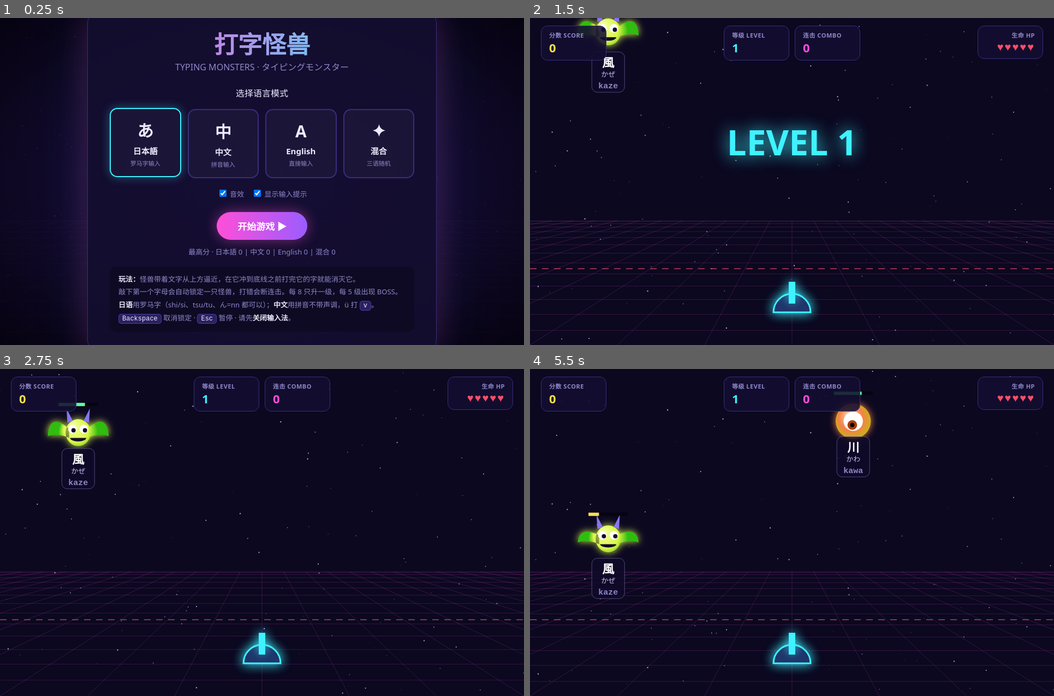
Above: before the commit, frames 1-4 (two rows, left to right).
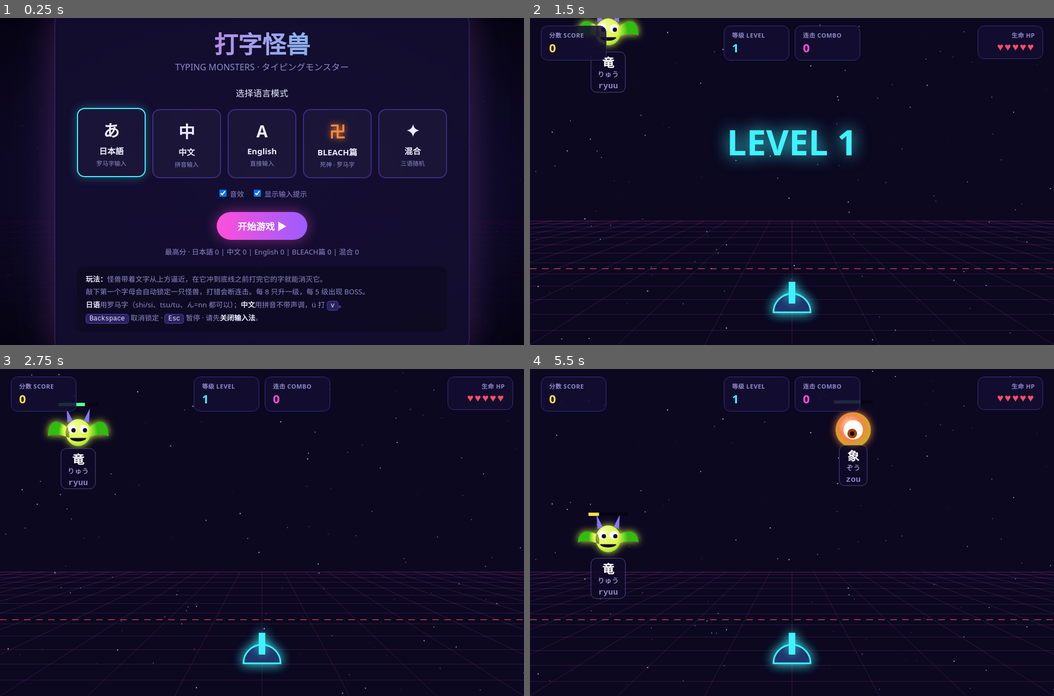
Above: after the commit, the same moments.

Repository: jianxilim/typing_game
Game: browser game, page index.html
Two runs of this game, one before a commit and one after it. Both use one fixed random seed, a clock stepped at 60 frames per second and the inputs below.
Inputs:
- Up to frame 1 (0.25 s): no input
- Up to frame 2 (1.5 s): click "开始游戏 ▶" at 0.27 s; tap Space at 1.1 s
- Up to frame 3 (2.75 s): tap Space at 1.6, 2.1, 2.6 s
- Up to frame 4 (5.5 s): tap Space every 0.5 s from 3.1 to 5.1 s

The runs differ from the first frame. In frame 1, 6.4% of the frame differs, in the area x 10-90%, y 0-100%; in frame 2, 0.2%; in frame 3, 0.2%; in frame 4, 1.3%.

Commit message:
Add BLEACH mode and more words

Diff:
--- a/index.html
+++ b/index.html
@@ -25,16 +25,17 @@
   .overlay{position:fixed;inset:0;display:flex;align-items:center;justify-content:center;
     background:radial-gradient(ellipse at center,rgba(40,20,90,.75),rgba(5,3,15,.92));z-index:10}
   .overlay.hidden{display:none}
-  .card{background:var(--panel);border:1px solid var(--line);border-radius:20px;padding:34px 40px;max-width:640px;width:92%;
+  .card{background:var(--panel);border:1px solid var(--line);border-radius:20px;padding:34px 40px;max-width:760px;width:94%;
     text-align:center;box-shadow:0 0 60px rgba(255,79,216,.18),0 0 120px rgba(63,242,255,.08)}
   h1{margin:0 0 4px;font-size:44px;line-height:1.1;
     background:linear-gradient(90deg,var(--pink),var(--cyan));-webkit-background-clip:text;background-clip:text;color:transparent}
   .sub{color:var(--dim);margin-bottom:24px}
-  .modes{display:grid;grid-template-columns:repeat(4,1fr);gap:12px;margin:18px 0}
+  .modes{display:grid;grid-template-columns:repeat(5,1fr);gap:12px;margin:18px 0}
   .mode{cursor:pointer;border:2px solid var(--line);background:rgba(255,255,255,.03);color:var(--text);border-radius:14px;
     padding:16px 6px;font-size:15px;font-weight:700;transition:.15s;font-family:inherit}
   .mode .big{display:block;font-size:30px;margin-bottom:6px}
   .mode small{display:block;color:var(--dim);font-weight:500;font-size:11px;margin-top:4px}
+  .mode.bleach .big{color:#ff8a3d;text-shadow:0 0 12px #ff8a3d}
   .mode:hover,.mode.sel{border-color:var(--cyan);box-shadow:0 0 18px rgba(63,242,255,.35);transform:translateY(-2px)}
   .btn{cursor:pointer;border:none;border-radius:999px;padding:13px 38px;font-size:17px;font-weight:800;font-family:inherit;
     background:linear-gradient(90deg,var(--pink),#9b5cff);color:white;box-shadow:0 0 24px rgba(255,79,216,.45);margin:6px}
@@ -54,7 +55,7 @@
   .row label{cursor:pointer}
   #imeWarn{position:fixed;bottom:16px;left:50%;transform:translateX(-50%);background:var(--red);color:white;padding:8px 16px;
     border-radius:10px;font-weight:700;display:none;z-index:5}
-  @media (max-width:640px){.modes{grid-template-columns:repeat(2,1fr)} h1{font-size:32px} .hud .box{min-width:80px;padding:6px 10px}.hud .val{font-size:16px}}
+  @media (max-width:700px){.modes{grid-template-columns:repeat(3,1fr)} h1{font-size:32px} .hud .box{min-width:80px;padding:6px 10px}.hud .val{font-size:16px}}
 </style>
 </head>
 <body>
@@ -81,6 +82,7 @@
       <button class="mode sel" data-mode="ja"><span class="big">あ</span>日本語<small>罗马字输入</small></button>
       <button class="mode" data-mode="zh"><span class="big">中</span>中文<small>拼音输入</small></button>
       <button class="mode" data-mode="en"><span class="big">A</span>English<small>直接输入</small></button>
+      <button class="mode bleach" data-mode="bleach"><span class="big">卍</span>BLEACH篇<small>死神 · 罗马字</small></button>
       <button class="mode" data-mode="mix"><span class="big">✦</span>混合<small>三语随机</small></button>
     </div>
     <div class="row">
@@ -137,41 +139,106 @@
 const JA = {
   t1: [["猫","ねこ"],["犬","いぬ"],["空","そら"],["海","うみ"],["山","やま"],["花","はな"],["水","みず"],["星","ほし"],
        ["月","つき"],["風","かぜ"],["雨","あめ"],["雪","ゆき"],["鳥","とり"],["魚","さかな"],["雲","くも"],["森","もり"],
-       ["光","ひかり"],["虹","にじ"],["川","かわ"],["石","いし"],["夢","ゆめ"],["火","ひ"],["竜","りゅう"],["忍者","にんじゃ"]],
+       ["光","ひかり"],["虹","にじ"],["川","かわ"],["石","いし"],["夢","ゆめ"],["火","ひ"],["竜","りゅう"],["忍者","にんじゃ"],
+       ["本","ほん"],["手","て"],["目","め"],["口","くち"],["耳","みみ"],["足","あし"],["木","き"],["朝","あさ"],["夜","よる"],
+       ["春","はる"],["夏","なつ"],["秋","あき"],["冬","ふゆ"],["色","いろ"],["声","こえ"],["剣","けん"],["盾","たて"],["鬼","おに"],
+       ["狐","きつね"],["熊","くま"],["象","ぞう"],["兎","うさぎ"],["亀","かめ"],["卵","たまご"],["米","こめ"],["肉","にく"],
+       ["心","こころ"],["道","みち"],["町","まち"],["駅","えき"],["家","いえ"],["車","くるま"],["城","しろ"],["寿司","すし"],["パン","ぱん"]],
   t2: [["桜","さくら"],["友達","ともだち"],["学校","がっこう"],["電車","でんしゃ"],["切符","きっぷ"],["新聞","しんぶん"],
        ["本屋","ほんや"],["りんご","りんご"],["お茶","おちゃ"],["牛乳","ぎゅうにゅう"],["自転車","じてんしゃ"],["先生","せんせい"],
        ["手紙","てがみ"],["写真","しゃしん"],["音楽","おんがく"],["映画","えいが"],["地球","ちきゅう"],["宇宙","うちゅう"],
-       ["動物","どうぶつ"],["教室","きょうしつ"],["ラーメン","らーめん"],["ゲーム","げーむ"],["勇者","ゆうしゃ"],["魔法","まほう"]],
+       ["動物","どうぶつ"],["教室","きょうしつ"],["ラーメン","らーめん"],["ゲーム","げーむ"],["勇者","ゆうしゃ"],["魔法","まほう"],
+       ["学生","がくせい"],["会社","かいしゃ"],["時計","とけい"],["天気","てんき"],["料理","りょうり"],["野菜","やさい"],["果物","くだもの"],
+       ["天ぷら","てんぷら"],["漢字","かんじ"],["宿題","しゅくだい"],["旅行","りょこう"],["散歩","さんぽ"],["花火","はなび"],["神社","じんじゃ"],
+       ["侍","さむらい"],["冒険","ぼうけん"],["太陽","たいよう"],["季節","きせつ"],["家族","かぞく"],["野球","やきゅう"],["弁当","べんとう"],
+       ["着物","きもの"],["東京","とうきょう"],["大阪","おおさか"],["京都","きょうと"],["沖縄","おきなわ"],["カメラ","かめら"],
+       ["テレビ","てれび"],["ピアノ","ぴあの"],["アニメ","あにめ"],["マンガ","まんが"]],
   t3: [["ありがとうございます","ありがとうございます"],["こんにちは","こんにちは"],["おはようございます","おはようございます"],
        ["いただきます","いただきます"],["宜しくお願いします","よろしくおねがいします"],["新幹線","しんかんせん"],
        ["コンピューター","こんぴゅーたー"],["チョコレート","ちょこれーと"],["遊園地","ゆうえんち"],["図書館","としょかん"],
        ["病院","びょういん"],["携帯電話","けいたいでんわ"],["飛行機","ひこうき"],["授業","じゅぎょう"],["誕生日","たんじょうび"],
-       ["富士山","ふじさん"],["お祭り","おまつり"],["キーボード","きーぼーど"],["冒険の始まり","ぼうけんのはじまり"]],
+       ["富士山","ふじさん"],["お祭り","おまつり"],["キーボード","きーぼーど"],["冒険の始まり","ぼうけんのはじまり"],
+       ["いってきます","いってきます"],["おやすみなさい","おやすみなさい"],["ごちそうさまでした","ごちそうさまでした"],
+       ["北海道","ほっかいどう"],["秋葉原","あきはばら"],["東京タワー","とうきょうたわー"],["日本料理","にほんりょうり"],
+       ["自動販売機","じどうはんばいき"],["一期一会","いちごいちえ"],["天気予報","てんきよほう"],["夏休み","なつやすみ"],
+       ["卒業式","そつぎょうしき"],["冷蔵庫","れいぞうこ"],["美術館","びじゅつかん"],["水族館","すいぞくかん"],["動物園","どうぶつえん"],
+       ["アイスクリーム","あいすくりーむ"],["インターネット","いんたーねっと"],["ハンバーガー","はんばーがー"]],
   boss:[["生麦生米生卵","なまむぎなまごめなまたまご"],["赤巻紙青巻紙黄巻紙","あかまきがみあおまきがみきまきがみ"],
        ["隣の客はよく柿食う客だ","となりのきゃくはよくかきくうきゃくだ"],["日本語のタイピングは楽しい","にほんごのたいぴんぐはたのしい"],
-       ["魔王を倒して世界を救え","まおうをたおしてせかいをすくえ"]]
+       ["魔王を倒して世界を救え","まおうをたおしてせかいをすくえ"],["東京特許許可局","とうきょうとっきょきょかきょく"],
+       ["坊主が屏風に上手に坊主の絵を描いた","ぼうずがびょうぶにじょうずにぼうずのえをかいた"],["継続は力なり","けいぞくはちからなり"],
+       ["猿も木から落ちる","さるもきからおちる"],["七転び八起き","ななころびやおき"]]
+};
+// BLEACH篇（日语）：[显示, 读音]
+const BL = {
+  t1: [["死神","しにがみ"],["虚","ほろう"],["卍解","ばんかい"],["始解","しかい"],["鬼道","きどう"],["霊圧","れいあつ"],["瞬歩","しゅんぽ"],
+       ["破面","あらんかる"],["隊長","たいちょう"],["斬月","ざんげつ"],["虚閃","せろ"],["響転","そにーど"],["縛道","ばくどう"],["破道","はどう"],
+       ["義骸","ぎがい"],["魂魄","こんぱく"],["霊子","れいし"],["崩玉","ほうぎょく"],["十刃","えすぱーだ"],["白雷","びゃくらい"],
+       ["紅姫","べにひめ"],["黒棺","くろひつぎ"],["一護","いちご"],["ルキア","るきあ"],["恋次","れんじ"],["織姫","おりひめ"],["雨竜","うりゅう"],
+       ["白哉","びゃくや"],["剣八","けんぱち"],["夜一","よるいち"],["藍染","あいぜん"],["一角","いっかく"],["乱菊","らんぎく"],["コン","こん"]],
+  t2: [["斬魄刀","ざんぱくとう"],["副隊長","ふくたいちょう"],["冬獅郎","とうしろう"],["浦原喜助","うらはらきすけ"],["市丸ギン","いちまるぎん"],
+       ["東仙要","とうせんかなめ"],["ウルキオラ","うるきおら"],["グリムジョー","ぐりむじょー"],["尸魂界","そうるそさえてぃ"],["虚圏","うぇこむんど"],
+       ["瀞霊廷","せいれいてい"],["空座町","からくらちょう"],["流魂街","るこんがい"],["滅却師","くいんしー"],["帰刃","れすれくしおん"],
+       ["京楽春水","きょうらくしゅんすい"],["浮竹十四郎","うきたけじゅうしろう"],["砕蜂","そいふぉん"],["涅マユリ","くろつちまゆり"],
+       ["日番谷","ひつがや"],["弓親","ゆみちか"],["雛森桃","ひなもりもも"],["黒腔","がるがんた"],["氷輪丸","ひょうりんまる"],
+       ["蛇尾丸","ざびまる"],["千本桜","せんぼんざくら"],["袖白雪","そでのしらゆき"],["赤火砲","しゃっかほう"],["蒼火墜","そうかつい"],
+       ["雷吼炮","らいこうほう"],["死神代行","しにがみだいこう"],["真央霊術院","しんおうれいじゅついん"],["ヤミー","やみー"],["スターク","すたーく"]],
+  t3: [["黒崎一護","くろさきいちご"],["朽木ルキア","くちきるきあ"],["朽木白哉","くちきびゃくや"],["阿散井恋次","あばらいれんじ"],
+       ["井上織姫","いのうえおりひめ"],["石田雨竜","いしだうりゅう"],["茶渡泰虎","さどやすとら"],["日番谷冬獅郎","ひつがやとうしろう"],
+       ["更木剣八","ざらきけんぱち"],["四楓院夜一","しほういんよるいち"],["藍染惣右介","あいぜんそうすけ"],["山本元柳斎重國","やまもとげんりゅうさいしげくに"],
+       ["護廷十三隊","ごていじゅうさんたい"],["鏡花水月","きょうかすいげつ"],["流刃若火","りゅうじんじゃっか"],["月牙天衝","げつがてんしょう"],
+       ["天鎖斬月","てんさざんげつ"],["双蓮蒼火墜","そうれんそうかつい"],["六杖光牢","りくじょうこうろう"],["花天狂骨","かてんきょうこつ"],
+       ["双魚理","そうぎょのことわり"],["神殺鎗","かみしにのやり"],["黒崎一心","くろさきいっしん"],["志波海燕","しばかいえん"],
+       ["ウルキオラ・シファー","うるきおらしふぁー"],["グリムジョー・ジャガージャック","ぐりむじょーじゃがーじゃっく"]],
+  boss:[["千本桜景厳","せんぼんざくらかげよし"],["大紅蓮氷輪丸","だいぐれんひょうりんまる"],["狒狒王蛇尾丸","ひひおうざびまる"],
+       ["残火の太刀","ざんかのたち"],["最後の月牙天衝","さいごのげつがてんしょう"],["黒崎一護は死神代行","くろさきいちごはしにがみだいこう"],
+       ["護廷十三隊隊長","ごていじゅうさんたいたいちょう"],["卍解・天鎖斬月","ばんかいてんさざんげつ"],["卍解・千本桜景厳","ばんかいせんぼんざくらかげよし"],
+       ["縛道の六十一・六杖光牢","ばくどうのろくじゅういちりくじょうこうろう"],["破道の九十・黒棺","はどうのきゅうじゅうくろひつぎ"]]
 };
 // 中文：[汉字, 拼音]
 const ZH = {
   t1: [["猫","mao"],["狗","gou"],["山","shan"],["水","shui"],["火","huo"],["花","hua"],["天","tian"],["月","yue"],["风","feng"],
        ["雨","yu"],["鱼","yu"],["鸟","niao"],["云","yun"],["星","xing"],["树","shu"],["书","shu"],["你好","nihao"],["中国","zhongguo"],
-       ["学生","xuesheng"],["朋友","pengyou"],["龙","long"],["剑","jian"]],
+       ["学生","xuesheng"],["朋友","pengyou"],["龙","long"],["剑","jian"],["人","ren"],["口","kou"],["手","shou"],["心","xin"],["爱","ai"],
+       ["家","jia"],["门","men"],["车","che"],["马","ma"],["牛","niu"],["羊","yang"],["虎","hu"],["兔","tu"],["米","mi"],["茶","cha"],
+       ["金","jin"],["光","guang"],["梦","meng"],["歌","ge"],["笑","xiao"],["跑","pao"],["飞","fei"],["雪","xue"],["海","hai"],["江","jiang"],
+       ["春天","chuntian"],["夏天","xiatian"],["秋天","qiutian"],["冬天","dongtian"],["北京","beijing"],["上海","shanghai"],
+       ["谢谢","xiexie"],["再见","zaijian"],["加油","jiayou"]],
   t2: [["老师","laoshi"],["电脑","diannao"],["手机","shouji"],["飞机","feiji"],["熊猫","xiongmao"],["苹果","pingguo"],["咖啡","kafei"],
        ["音乐","yinyue"],["电影","dianying"],["学校","xuexiao"],["图书馆","tushuguan"],["火车站","huochezhan"],["太阳","taiyang"],
        ["月亮","yueliang"],["彩虹","caihong"],["宇宙","yuzhou"],["恐龙","konglong"],["绿色","lvse"],["旅行","lvxing"],["勇士","yongshi"],
-       ["魔法","mofa"],["怪兽","guaishou"]],
+       ["魔法","mofa"],["怪兽","guaishou"],["早上好","zaoshanghao"],["冰淇淋","bingqilin"],["巧克力","qiaokeli"],["自行车","zixingche"],
+       ["足球","zuqiu"],["篮球","lanqiu"],["游戏","youxi"],["键盘","jianpan"],["鼠标","shubiao"],["网络","wangluo"],["地球","diqiu"],
+       ["火箭","huojian"],["机器人","jiqiren"],["长城","changcheng"],["故宫","gugong"],["饺子","jiaozi"],["火锅","huoguo"],["包子","baozi"],
+       ["面条","miantiao"],["女孩","nvhai"],["未来","weilai"],["梦想","mengxiang"],["魔法师","mofashi"],["宝藏","baozang"],
+       ["闪电","shandian"],["森林","senlin"],["沙漠","shamo"],["海洋","haiyang"]],
   t3: [["一帆风顺","yifanfengshun"],["马到成功","madaochenggong"],["自强不息","ziqiangbuxi"],["画龙点睛","hualongdianjing"],
        ["守株待兔","shouzhudaitu"],["井底之蛙","jingdizhiwa"],["对牛弹琴","duiniutanqin"],["万事如意","wanshiruyi"],
        ["生日快乐","shengrikuaile"],["新年快乐","xinniankuaile"],["人工智能","rengongzhineng"],["程序设计","chengxusheji"],
-       ["互联网","hulianwang"],["计算机","jisuanji"],["勇往直前","yongwangzhiqian"]],
+       ["互联网","hulianwang"],["计算机","jisuanji"],["勇往直前","yongwangzhiqian"],["一石二鸟","yishierniao"],["三心二意","sanxineryi"],
+       ["半途而废","bantuerfei"],["熟能生巧","shunengshengqiao"],["卧虎藏龙","wohucanglong"],["龙飞凤舞","longfeifengwu"],
+       ["心想事成","xinxiangshicheng"],["身体健康","shentijiankang"],["恭喜发财","gongxifacai"],["百发百中","baifabaizhong"],
+       ["九牛一毛","jiuniuyimao"],["亡羊补牢","wangyangbulao"],["刻舟求剑","kezhouqiujian"],["胸有成竹","xiongyouchengzhu"],
+       ["青出于蓝","qingchuyulan"],["电子游戏","dianziyouxi"],["宇宙飞船","yuzhoufeichuan"],["马来西亚","malaixiya"],["吉隆坡","jilongpo"]],
   boss:[["吃葡萄不吐葡萄皮","chiputaobutuputaopi"],["四是四十是十","sishisishishishi"],["千里之行始于足下","qianlizhixingshiyuzuxia"],
-       ["学而不思则罔","xueerbusizewang"],["欲穷千里目更上一层楼","yuqiongqianlimugengshangyicenglou"]]
+       ["学而不思则罔","xueerbusizewang"],["欲穷千里目更上一层楼","yuqiongqianlimugengshangyicenglou"],
+       ["红鲤鱼与绿鲤鱼与驴","hongliyuyulvliyuyulv"],["黑化肥发灰会挥发","heihuafeifahuihuihuifa"],
+       ["床前明月光疑是地上霜","chuangqianmingyueguangyishidishangshuang"],["天行健君子以自强不息","tianxingjianjunziyiziqiangbuxi"],
+       ["少壮不努力老大徒伤悲","shaozhuangbunulilaodatushangbei"]]
 };
 const EN = {
-  t1: ["cat","dog","sun","moon","star","fire","tree","fish","bird","rain","wind","snow","frog","king","ship","gold","ruby","wolf","bear","lion","bat","orb"],
-  t2: ["dragon","wizard","castle","planet","rocket","shadow","knight","silver","thunder","crystal","monster","galaxy","forest","dungeon","phoenix","keyboard","goblin","potion"],
-  t3: ["adventure","lightning","butterfly","invisible","labyrinth","champion","mysterious","extraordinary","javascript","electricity","necromancer","spellbook"],
-  boss:["the quick brown fox","practice makes perfect","never give up","slay the dragon king","type faster than light"]
+  t1: ["cat","dog","sun","moon","star","fire","tree","fish","bird","rain","wind","snow","frog","king","ship","gold","ruby","wolf","bear","lion","bat","orb",
+       "axe","bow","gem","map","key","cup","hat","sky","ice","owl","ant","egg","ink","jam","box","zip","hero","magic","sword","ghost","flame",
+       "storm","stone","cloud","light","night","blade","crown","quest","power","tiger","shark","snake","ninja"],
+  t2: ["dragon","wizard","castle","planet","rocket","shadow","knight","silver","thunder","crystal","monster","galaxy","forest","dungeon","phoenix","keyboard","goblin","potion",
+       "warrior","sorcerer","vampire","skeleton","treasure","kingdom","volcano","comet","meteor","unicorn","pirate","samurai","cyborg","laser",
+       "portal","shield","hammer","arrow","mermaid","tornado","blizzard","compass","lantern","emerald","sapphire"],
+  t3: ["adventure","lightning","butterfly","invisible","labyrinth","champion","mysterious","extraordinary","javascript","electricity","necromancer","spellbook",
+       "constellation","thunderstorm","invincible","legendary","archaeology","imagination","programming","playground","dinosaur","encyclopedia",
+       "hippopotamus","kaleidoscope","magnificent","revolution","spectacular","transformation","underground","watermelon","basketball","strawberry"],
+  boss:["the quick brown fox","practice makes perfect","never give up","slay the dragon king","type faster than light",
+        "knowledge is power","time flies like an arrow","keep calm and type on","every monster has a weakness",
+        "she sells seashells by the seashore","peter piper picked a peck of pickled peppers"]
 };
 
 /* ===================== 罗马字引擎 ===================== */
@@ -354,7 +421,7 @@
 const BEST_KEY = "typingMonstersBest";
 function loadBest() { try { return JSON.parse(localStorage.getItem(BEST_KEY)) || {}; } catch (e) { return {}; } }
 function saveBest(b) { try { localStorage.setItem(BEST_KEY, JSON.stringify(b)); } catch (e) {} }
-const MODE_NAME = { ja: "日本語", zh: "中文", en: "English", mix: "混合" };
+const MODE_NAME = { ja: "日本語", zh: "中文", en: "English", bleach: "BLEACH篇", mix: "混合" };
 
 function newGame() {
   G = { enemies: [], parts: [], pops: [], beams: [], score: 0, combo: 0, maxCombo: 0, hp: 5, maxHp: 5,
@@ -364,9 +431,10 @@
 
 function makeWord(tier, lang) {
   const L = lang === "mix" ? pick(["ja", "zh", "en"]) : lang;
+  const JD = L === "bleach" ? BL : JA;
   let item, tries = 0;
   do {
-    if (L === "ja") { const [d, r] = pick(JA[tier]); item = { lang: L, display: d, sub: d === r ? "" : r, units: kanaUnits(r), key: d }; }
+    if (L === "ja" || L === "bleach") { const [d, r] = pick(JD[tier]); item = { lang: "ja", display: d, sub: toHira(d) === r ? "" : r, units: kanaUnits(r), key: d }; }
     else if (L === "zh") { const [d, p] = pick(ZH[tier]); item = { lang: L, display: d, sub: "", units: letterUnits(p), key: d }; }
     else { const w = pick(EN[tier]); item = { lang: L, display: w, sub: "", units: letterUnits(w), key: w }; }
   } while ((G.recent.includes(item.key) || G.enemies.some(e => e.word.key === item.key)) && ++tries < 20);
@@ -397,7 +465,7 @@
   do { x = rand(90, W - 90); ok = G.enemies.every(e => Math.abs(e.x - x) > 150 || e.y > 220); } while (!ok && ++tries < 15);
   G.enemies.push({ x, y: -r, y0: -r, r, word, st: { ui: 0, buf: "", typed: "" }, life, t: 0, boss,
     look: makeLook(boss), locked: false, hitFlash: 0, dead: false });
-  if (boss) { G.bossAlive = true; G.banner = { text: "⚠ BOSS ⚠", t: 2.2, color: "#ff4d6a" }; beep(110, .5, "sawtooth", .08, -60); }
+  if (boss) { G.bossAlive = true; G.banner = { text: mode === "bleach" ? "卍解 BANKAI!" : "⚠ BOSS ⚠", t: 2.2, color: "#ff4d6a" }; beep(110, .5, "sawtooth", .08, -60); }
 }
 
 const playerY = () => H - 70;
@@ -615,7 +683,7 @@
 }
 function showBest() {
   const b = loadBest();
-  $("bestLine").textContent = "最高分 · " + ["ja", "zh", "en", "mix"].map(m => `${MODE_NAME[m]} ${(b[m] || 0).toLocaleString()}`).join("  |  ");
+  $("bestLine").textContent = "最高分 · " + ["ja", "zh", "en", "bleach", "mix"].map(m => `${MODE_NAME[m]} ${(b[m] || 0).toLocaleString()}`).join("  |  ");
 }
 function toMenu() { running = false; paused = false; G = null; $("hud").style.display = "none";
   ["overScr", "pauseScr"].forEach(id => $(id).classList.add("hidden")); $("startScr").classList.remove("hidden"); showBest(); }
